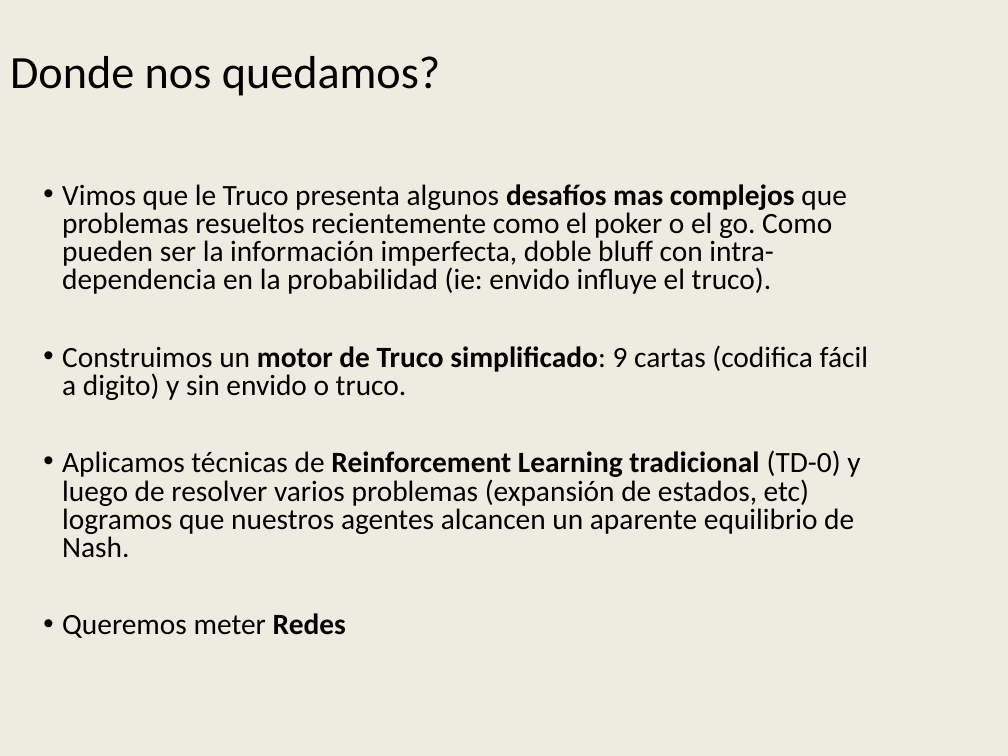
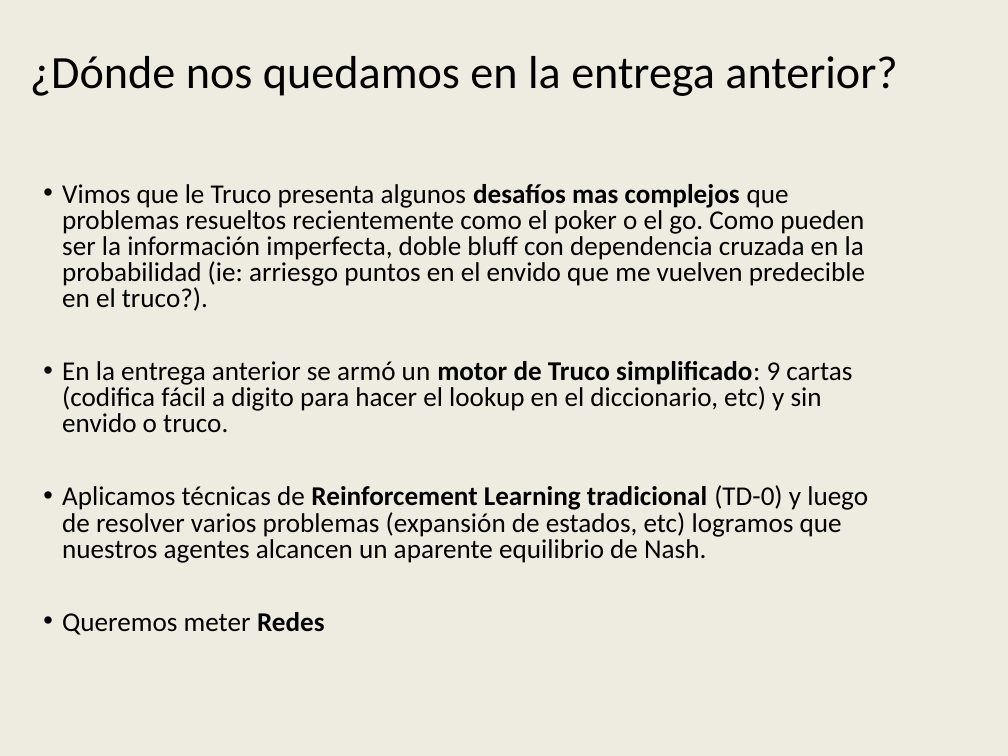
Before and after one commit to AbrojoROU/Truco_DQN, a slide deck: slide 3 of Proyecto IA Digital House v4.pptx. Drawn at 1008x756 pixels with LibreOffice and Linux fonts; fonts in the diff are those of the drawing; background and template pictures are left out. Boxes give left, top, right and bottom in pixels: in the first picture for what was removed or moved away, otherwise in the second. Text is boxed around its words. In the diff, an @@ line names an element or a change of style, - is before the commit and + after.

```diff
--- a/Proyecto IA Digital House v4.pptx
+++ b/Proyecto IA Digital House v4.pptx
@@ title at [30,56,897,96]: text changed @@
-Donde nos quedamos?
+¿Dónde nos quedamos en la entrega anterior?
@@ text at [62,184,865,433]: text changed; size 21 to 19.4 pt @@
-• Vimos que le Truco presenta algunos desafíos mas complejos que problemas resueltos recientemente como el poker o el go. Como pueden ser la información imperfecta, doble bluff con intra-dependencia en la probabilidad (ie: envido influye el truco).
-• Construimos un motor de Truco simplificado: 9 cartas (codifica fácil a digito) y sin envido o truco.
+• Vimos que le Truco presenta algunos desafíos mas complejos que problemas resueltos recientemente como el poker o el go. Como pueden ser la información imperfecta, doble bluff con dependencia cruzada en la probabilidad (ie: arriesgo puntos en el envido que me vuelven predecible en el truco?).
+• En la entrega anterior se armó un motor de Truco simplificado: 9 cartas (codifica fácil a digito para hacer el lookup en el diccionario, etc) y sin envido o truco.
@@ text at [62,485,868,635]: size 21 to 19.4 pt in "Aplicamos técnicas de Reinforcement Learning tradicional (TD ...", "Queremos meter Redes" @@
```
Also in this commit, not shown: 6 other slides changed, 9 slides added, 3 slides removed.
